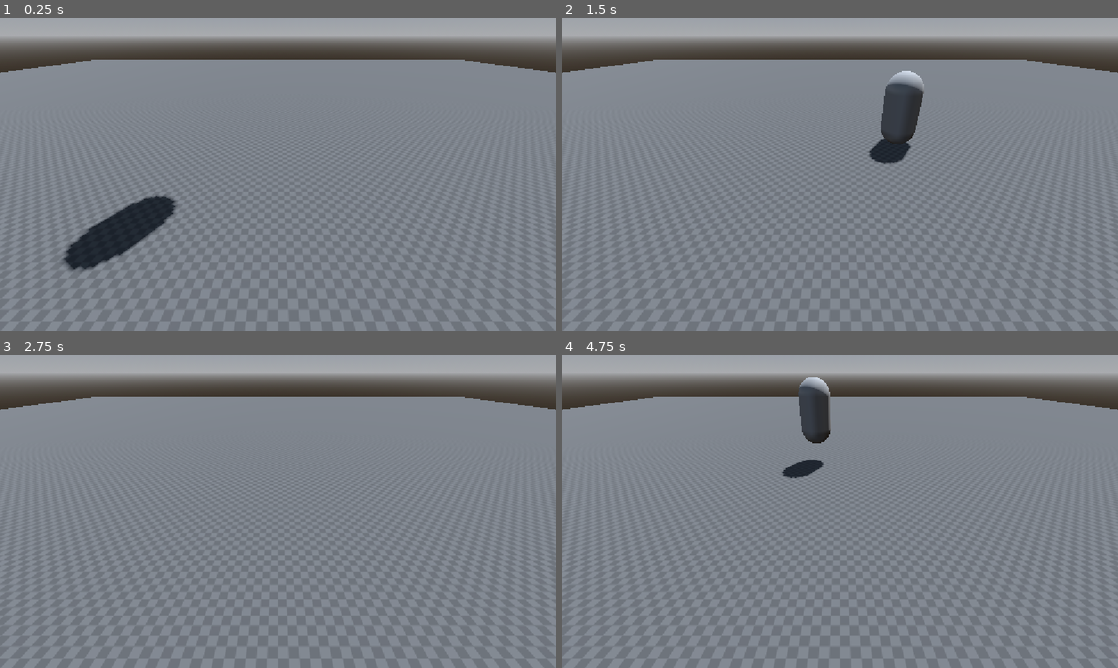
Above: before the commit, frames 1-4 (two rows, left to right).
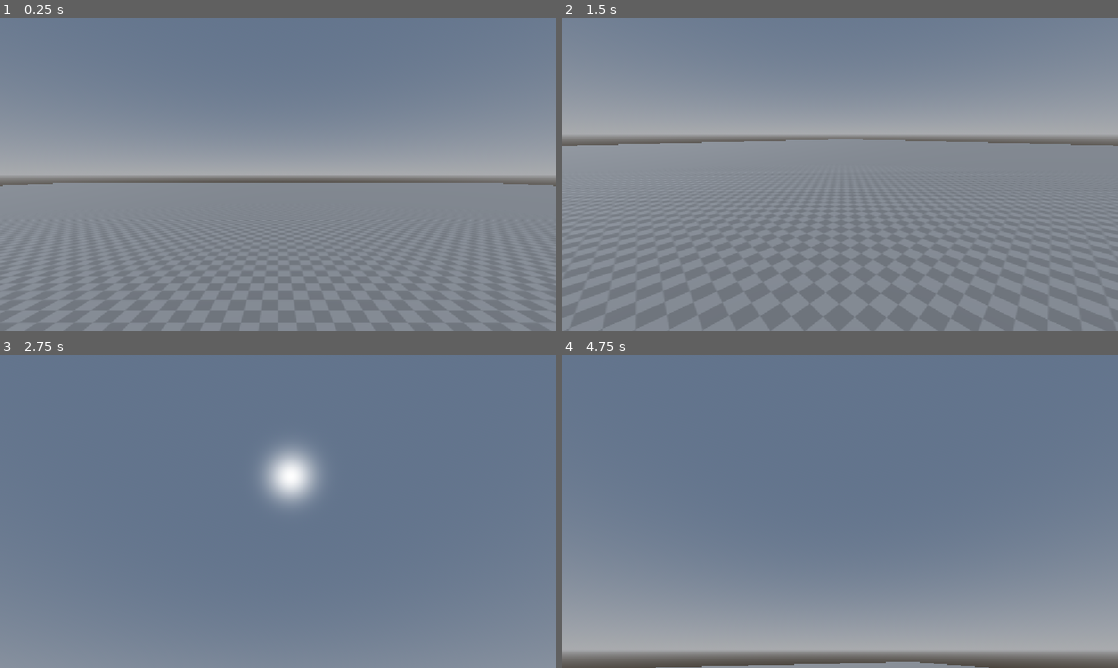
Above: after the commit, the same moments.

Repository: pfoury/multi-gun.s
Game: Godot game, scene res://scenes/main.tscn
Same seed, same stepped clock (60 frames per second), same inputs: the game is played once before the commit and once after it. The project has no main scene, so this scene is started directly.
Inputs (mouse positions are in pixels of both pictures, inside the frame that each line leads up to):
- Up to frame 1 (0.25 s): no input
- Up to frame 2 (1.5 s): move the mouse to (962, 158) at 0.52 s; hold D (move_right) 0.53-1.28 s; tap Space (jump) at 0.77 s; move the mouse to (728, 190) at 1.27 s; hold S (move_backward) from 1.28 s (still down)
- Up to frame 3 (2.75 s): tap Space (jump) at 1.52 s; move the mouse to (333, 442) at 2.02 s; release S (move_backward) at 2.03 s; hold D (move_right) from 2.03 s (still down)
- Up to frame 4 (4.75 s): tap Enter at 2.75 s; move the mouse to (812, 574) at 2.77 s; release D (move_right) at 2.78 s; hold W (move_forward) 2.78-3.53 s; tap Space (jump) at 3.02, 3.77, 4.52 s; move the mouse to (1006, 558) at 3.52 s; hold A (move_left) from 3.53 s (still down); move the mouse to (673, 464) at 4.27 s

The runs differ from the first frame. In frame 1, 31% of the frame differs, in the area x 0-100%, y 0-100%; in frame 2, 27%; in frame 3, 56%; in frame 4, 60%.

Commit message:
Implement player's camera

Diff:
--- /dev/null
+++ b/scenes/FirstPersonCamera.gd
@@ -0,0 +1,29 @@
+extends Camera3D
+
+@export var mouse_sensitivity: Vector2 = Vector2(2.0, 2.0)
+
+@onready var camera_pivot = $".."
+
+var rotation_velocity: Vector2 = Vector2()
+
+
+# Called when the node enters the scene tree for the first time.
+func _ready() -> void:
+	Input.set_mouse_mode(Input.MOUSE_MODE_CAPTURED)
+
+
+# Called every frame. 'delta' is the elapsed time since the previous frame.
+func _process(delta: float) -> void:
+	if !rotation_velocity.is_zero_approx():
+		var rotation_amount = rotation_velocity * minf(delta * 100, 1)
+
+		rotation.y = rotation.y - rotation_amount.x
+		rotation.x = clamp(rotation.x - rotation_amount.y, -PI/2, PI/2)
+
+		rotation_velocity -= rotation_amount
+
+
+func _input(event: InputEvent) -> void:
+	if event is InputEventMouseMotion:
+		if Input.get_mouse_mode() == Input.MOUSE_MODE_CAPTURED:
+			rotation_velocity += event.screen_relative / (Vector2)(get_viewport().size / 2) * mouse_sensitivity
--- a/scenes/main.tscn
+++ b/scenes/main.tscn
@@ -45,6 +45,3 @@
 
 [node name="MeshInstance3D" type="MeshInstance3D" parent="Ground" unique_id=434441783]
 mesh = SubResource("BoxMesh_ogq8d")
-
-[node name="Camera3D" type="Camera3D" parent="." unique_id=676607265]
-transform = Transform3D(1, 0, 0, 0, 0.8265167, 0.5629122, 0, -0.5629122, 0.8265167, 0, 3, 7)
--- a/scenes/player.gd
+++ b/scenes/player.gd
@@ -1,8 +1,10 @@
 extends CharacterBody3D
 
-const JUMP_VELOCITY = 4.5
+const JUMP_VELOCITY := 4.5
 const SPEED := 8.0
 const MOVE_LERP_WEIGHT := 15.0
+
+@onready var first_person_camera := $CameraPivot/FPCamera
 
 var player_speed: float = SPEED
 
@@ -31,4 +33,7 @@
 
 
 func _process(delta: float) -> void:
+	global_rotation.y = first_person_camera.global_rotation.y
+	first_person_camera.rotation.y = 0
+
 	move_and_slide()
--- a/scenes/player.tscn
+++ b/scenes/player.tscn
@@ -1,6 +1,7 @@
 [gd_scene format=3 uid="uid://1pbxshbpwk1v"]
 
 [ext_resource type="Script" uid="uid://dybqxhbeg0rld" path="res://scenes/player.gd" id="1_3vyb7"]
+[ext_resource type="Script" uid="uid://7t8uloac210m" path="res://scenes/FirstPersonCamera.gd" id="2_g2els"]
 
 [sub_resource type="CapsuleShape3D" id="CapsuleShape3D_eg0p3"]
 
@@ -20,3 +21,4 @@
 [node name="CameraPivot" type="Node3D" parent="." unique_id=874965000]
 
 [node name="FPCamera" type="Camera3D" parent="CameraPivot" unique_id=517064210]
+script = ExtResource("2_g2els")
--- a/scripts/mainGame.gd
+++ b/scripts/mainGame.gd
@@ -7,6 +7,6 @@
 	# For testing purposes
 	var player = player_scene.instantiate()
 
-	player.global_position = Vector3(0, 10, 0)
+	player.position = Vector3(0, 0, 0)
 
 	add_child(player)
Not shown, added: scenes/FirstPersonCamera.gd.uid
